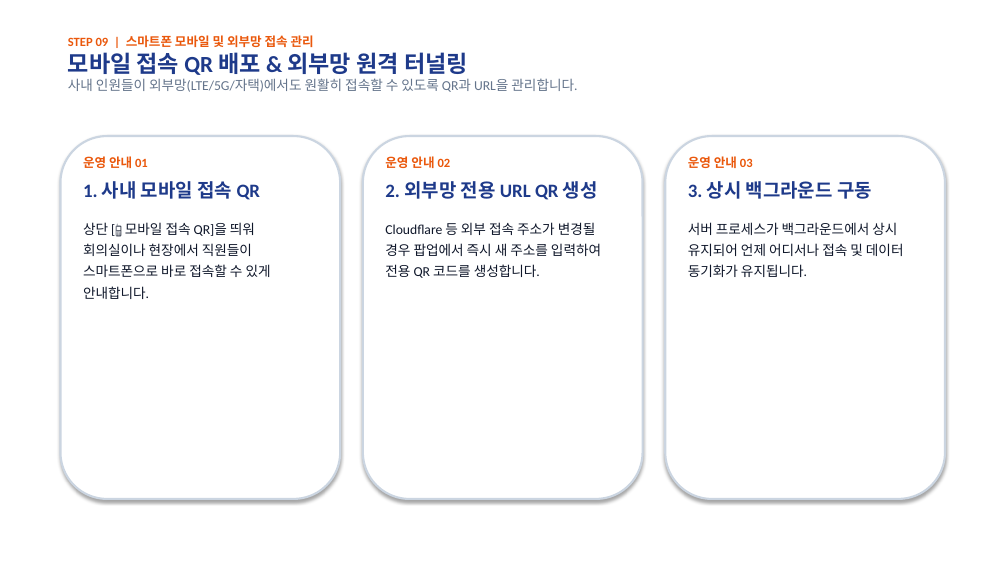
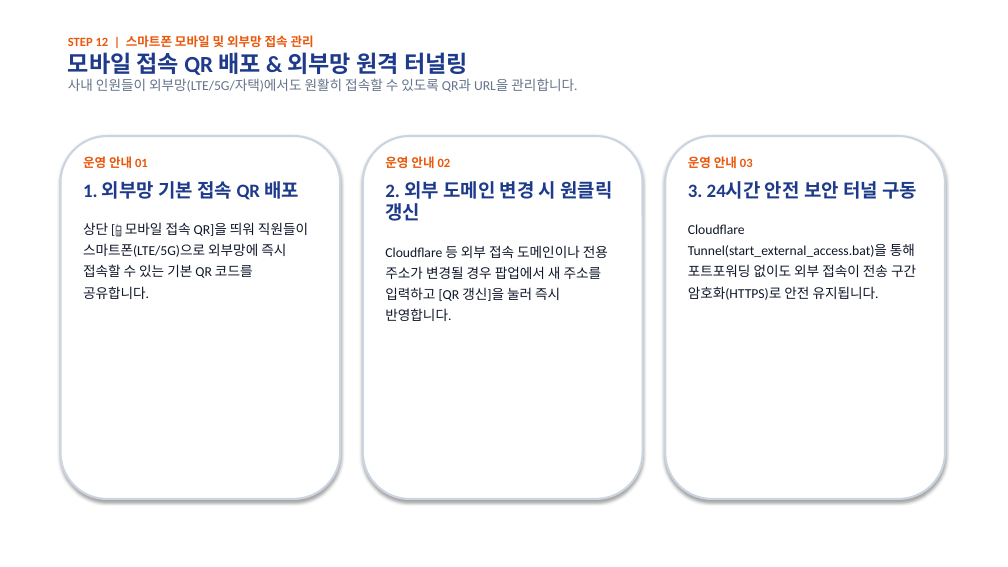
Before and after one commit to rorma34-lab/team-overtime-manager, a slide deck: slide 13 of Overtime_Admin_Manual.pptx (slide 10 before the commit). Drawn at 1008x567 pixels with LibreOffice and Linux fonts; fonts in the diff are those of the drawing. Boxes give left, top, right and bottom in pixels: in the first picture for what was removed or moved away, otherwise in the second. Text is boxed around its words. In the diff, an @@ line names an element or a change of style, - is before the commit and + after.

```diff
--- a/Overtime_Admin_Manual.pptx
+++ b/Overtime_Admin_Manual.pptx
@@ text at [68,35,314,47]: text changed @@
-STEP 09 | 스마트폰 모바일 및 외부망 접속 관리
+STEP 12 | 스마트폰 모바일 및 외부망 접속 관리
@@ text at [83,181,299,299]: text changed @@
-1. 사내 모바일 접속 QR
-상단 [📱 모바일 접속 QR]을 띄워 회의실이나 현장에서 직원들이 스마트폰으로 바로 접속할 수 있게 안내합니다.
+1. 외부망 기본 접속 QR 배포
+상단 [📱 모바일 접속 QR]을 띄워 직원들이 스마트폰(LTE/5G)으로 외부망에 즉시 접속할 수 있는 기본 QR 코드를 공유합니다.
@@ text at [385,181,613,321]: text changed @@
-2. 외부망 전용 URL QR 생성
-Cloudflare 등 외부 접속 주소가 변경될 경우 팝업에서 즉시 새 주소를 입력하여 전용 QR 코드를 생성합니다.
+2. 외부 도메인 변경 시 원클릭 갱신
+Cloudflare 등 외부 접속 도메인이나 전용 주소가 변경될 경우 팝업에서 새 주소를 입력하고 [QR 갱신]을 눌러 즉시 반영합니다.
@@ text at [688,181,917,300]: text changed @@
-3. 상시 백그라운드 구동
-서버 프로세스가 백그라운드에서 상시 유지되어 언제 어디서나 접속 및 데이터 동기화가 유지됩니다.
+3. 24시간 안전 보안 터널 구동
+Cloudflare Tunnel(start_external_access.bat)을 통해 포트포워딩 없이도 외부 접속이 전송 구간 암호화(HTTPS)로 안전 유지됩니다.
```
Also in this commit, not shown: 8 other slides changed, 3 slides added, 13 other files.
